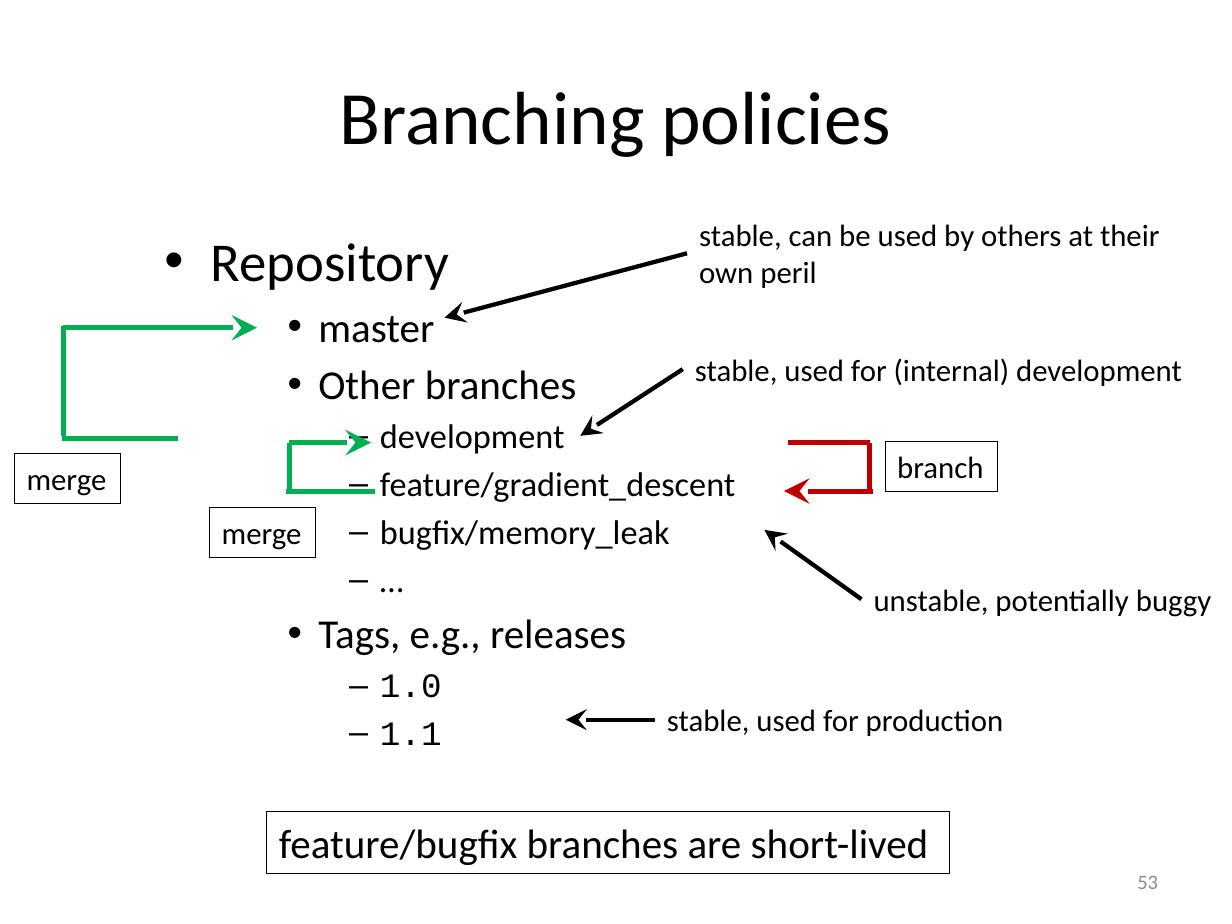
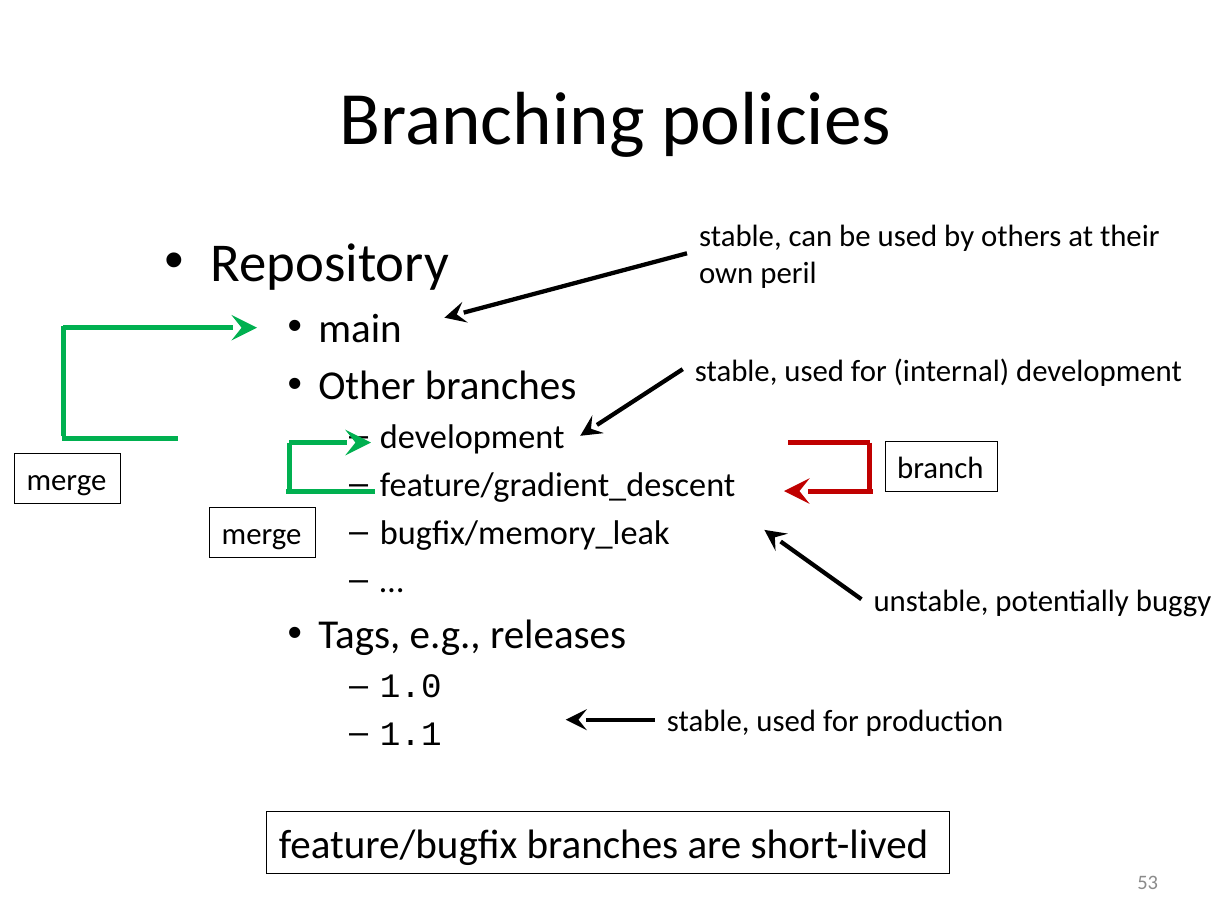
Before and after one commit to gjbex/Version-control-with-git, a slide deck: slide 53 of version_control_git.pptx. Drawn at 1232x924 pixels with LibreOffice and Linux fonts; fonts in the diff are those of the drawing. Boxes give left, top, right and bottom in pixels: in the first picture for what was removed or moved away, otherwise in the second. Text is boxed around its words. In the diff, an @@ line names an element or a change of style, - is before the commit and + after.

Commit message:
Change master to main branch
* Both Github and Gitlab now use `main` rather than `master` by default.

```diff
--- a/version_control_git.pptx
+++ b/version_control_git.pptx
@@ text at (318,313,401,343): text changed @@
-    • master
+    • main
```
Also in this commit, not shown: 13 other slides changed.
